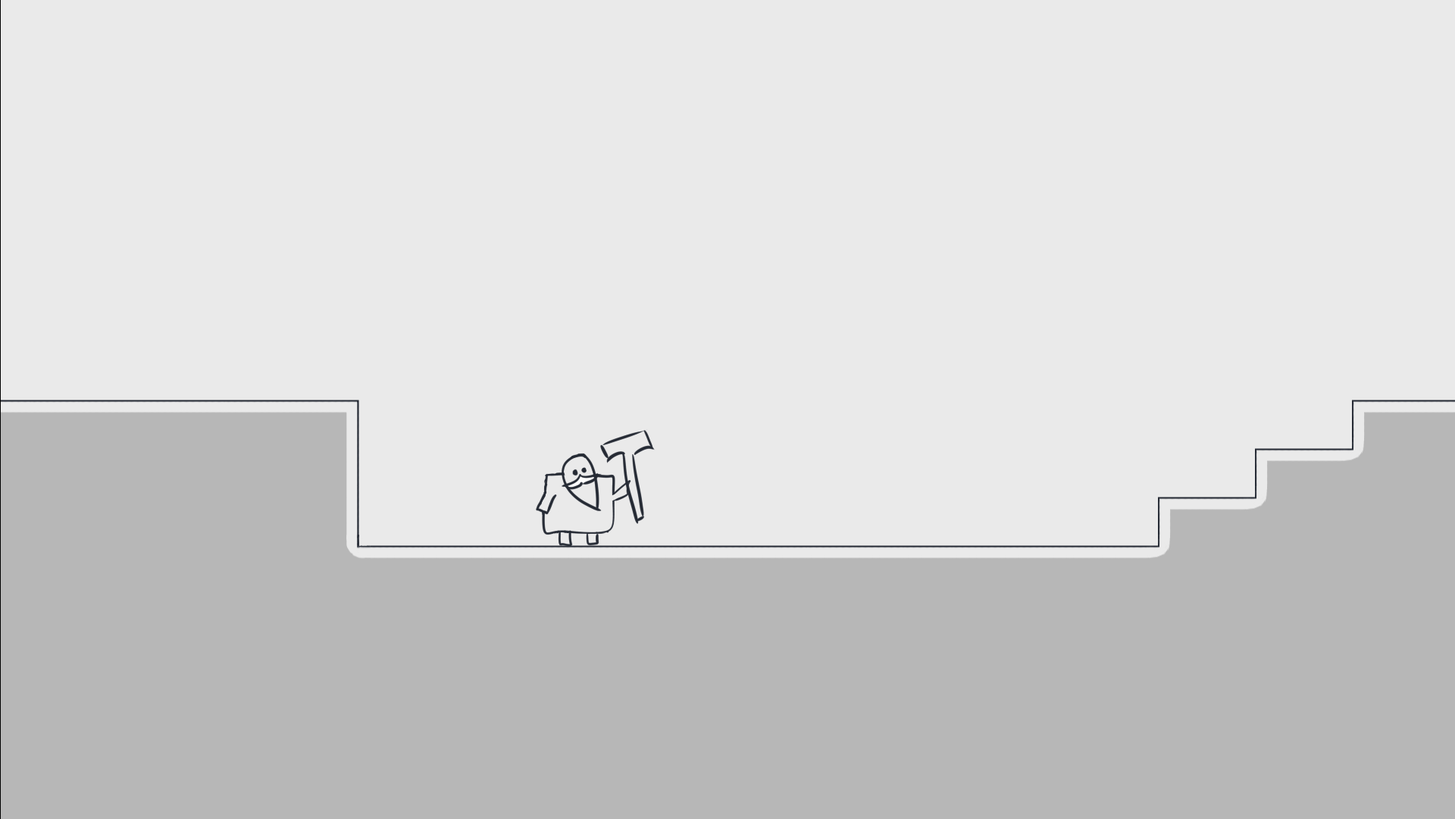
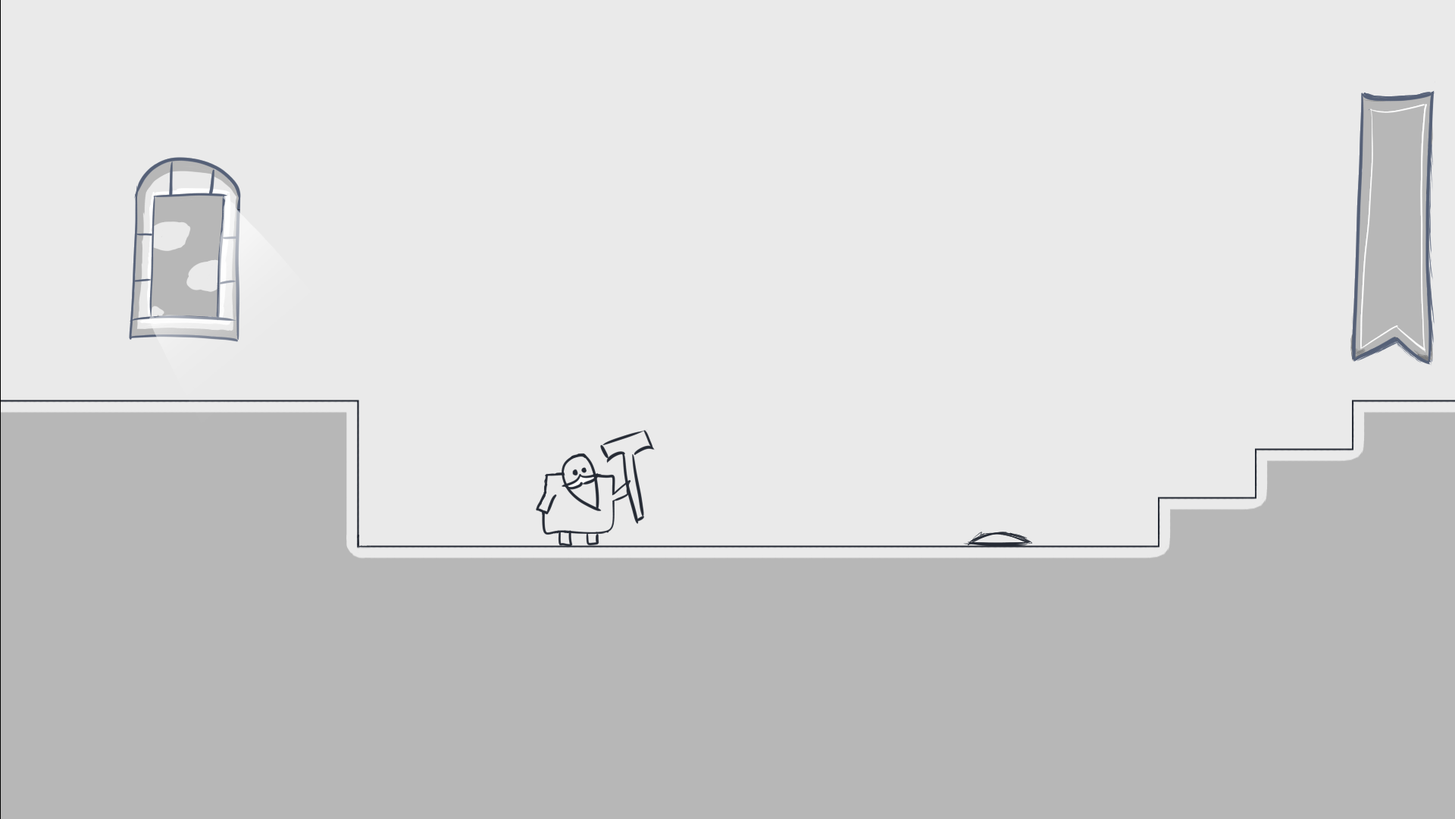
Layer changes from the first 1455 x 819 image to the second:
added layer "Balistav1" above "File Layer 1" over box(963, 531, 1034, 546)
painted on "03_tmp.png" over box(128, 81, 1437, 546)
